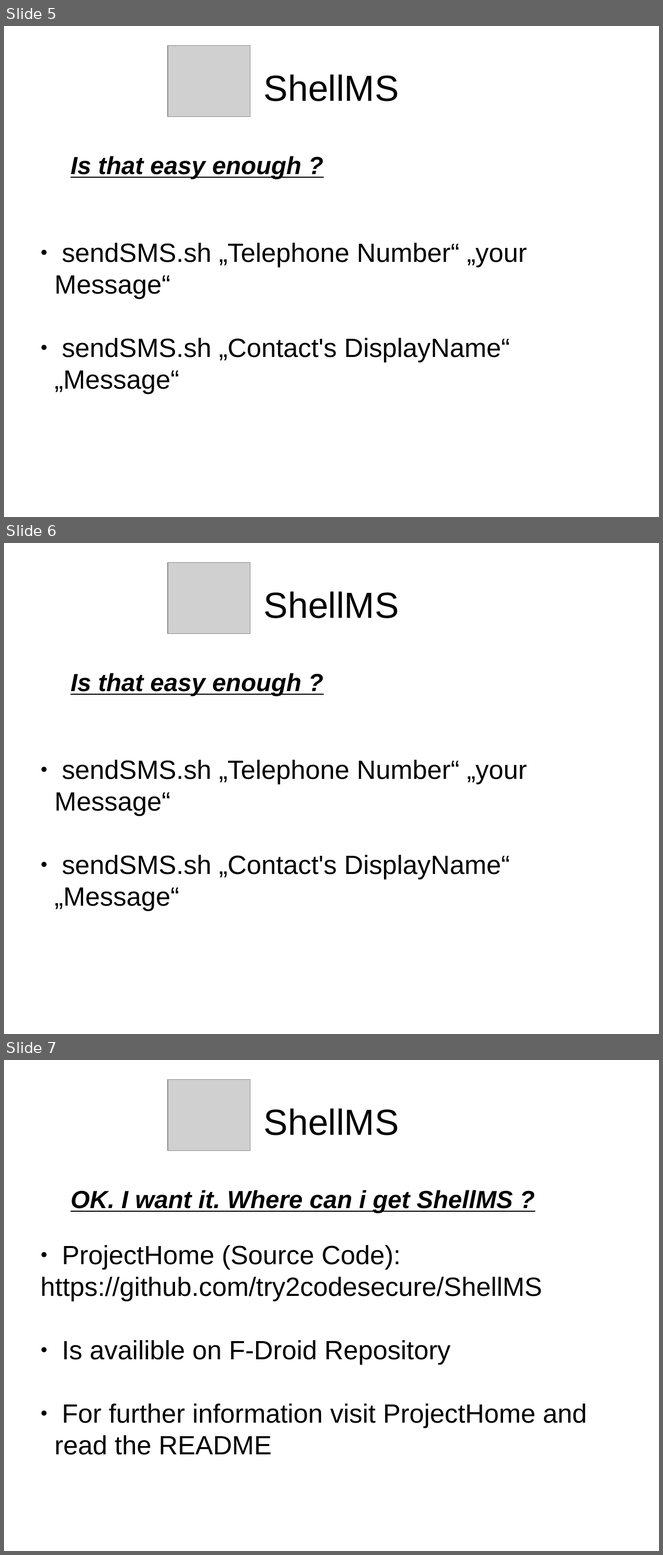
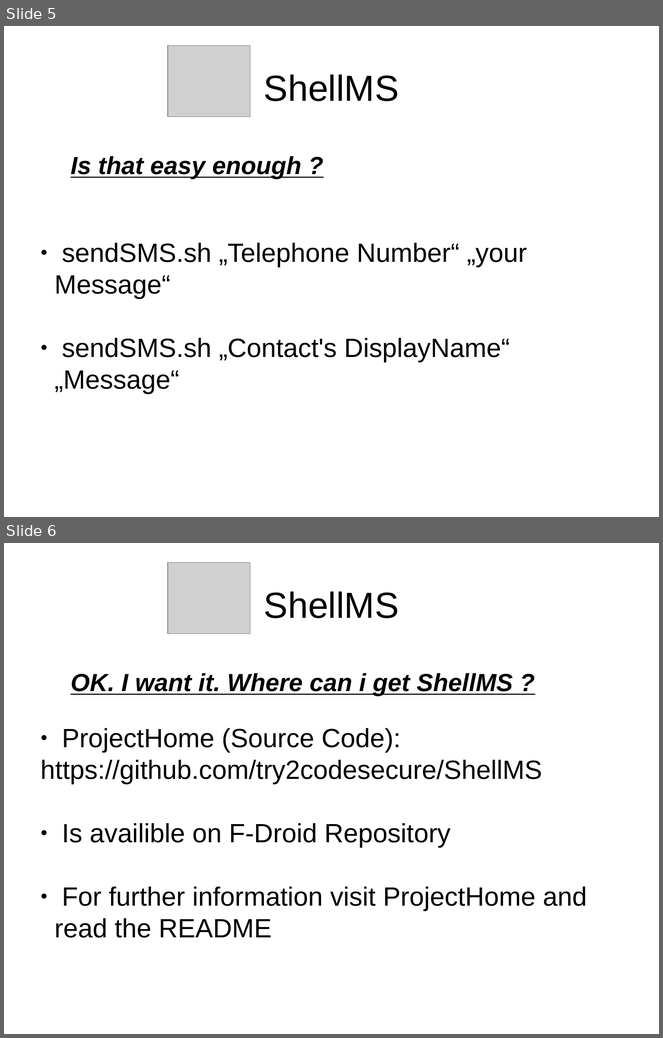
Before and after one commit to try2codesecure/ShellMS, a slide deck: stuff/shellms_presentation.odp. Shown one above the other, each under a label of ours: slides 5, 6 and 7 before the commit, slides 5 and 6 after it. The pictures are 663x1555 and 663x1038 pixels, drawn with LibreOffice and Linux fonts; fonts in the diff are those of the drawing; grey boxes stand for pictures. Boxes give left, top, right and bottom in pixels: in the first picture for what was removed or moved away, otherwise in the second. Text is boxed around its words. In the diff, an @@ line names an element or a change of style, - is before the commit and + after.

Commit message:
update readme, presentation

```diff
--- a/stuff/shellms_presentation.odp
+++ b/stuff/shellms_presentation.odp
@@ slide 6 removed at bbox=[4, 543, 659, 1034], background #FFFFFF @@
@@ picture removed at bbox=[168, 563, 251, 634] @@
@@ title removed at bbox=[264, 591, 399, 618] @@
-ShellMS
@@ text removed at bbox=[71, 673, 302, 696] @@
-Is that easy enough ?
@@ subtitle removed at bbox=[54, 760, 527, 912] @@
-● sendSMS.sh „Telephone Number“ „your Message“
-● sendSMS.sh „Contact's DisplayName“ „Message“
@@ what was slide 7 is now slide 6 @@
```
Also in this commit, not shown: 2 other files.
